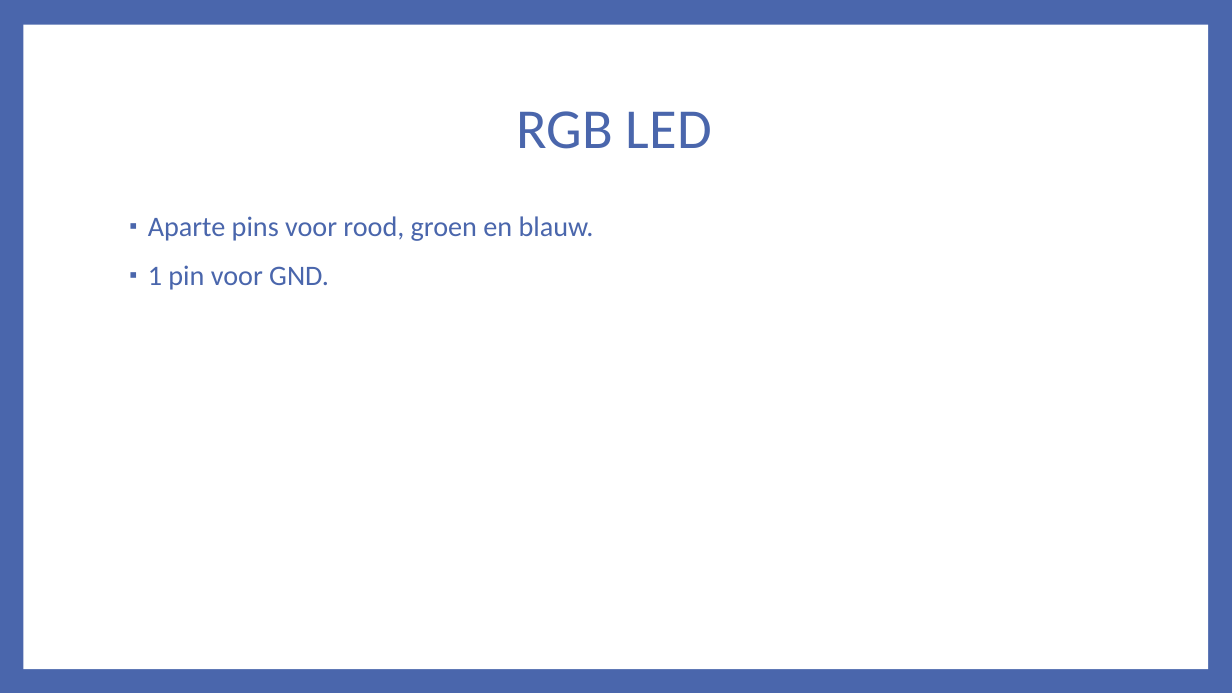
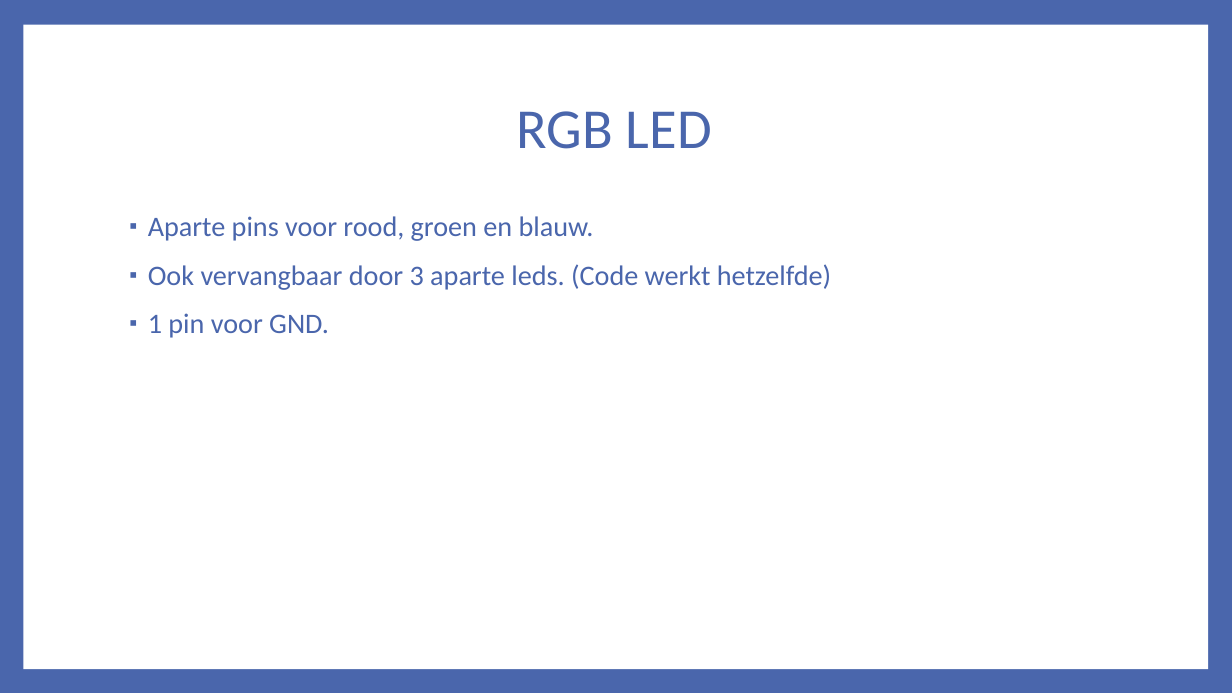
Before and after one commit to jeroenvanhattem/Arduino-Workshop, a slide deck: slide 16 of Documents/Arduino Advanced.pptx. Drawn at 1232x693 pixels with LibreOffice and Linux fonts; fonts in the diff are those of the drawing. Boxes give left, top, right and bottom in pixels: in the first picture for what was removed or moved away, otherwise in the second. Text is boxed around its words. In the diff, an @@ line names an element or a change of style, - is before the commit and + after.

```diff
--- a/Documents/Arduino Advanced.pptx
+++ b/Documents/Arduino Advanced.pptx
@@ text at [148,264,831,290]: paragraph added @@
+▪ Ook vervangbaar door 3 aparte leds. (Code werkt hetzelfde)
```
Also in this commit, not shown: 5 other files.
